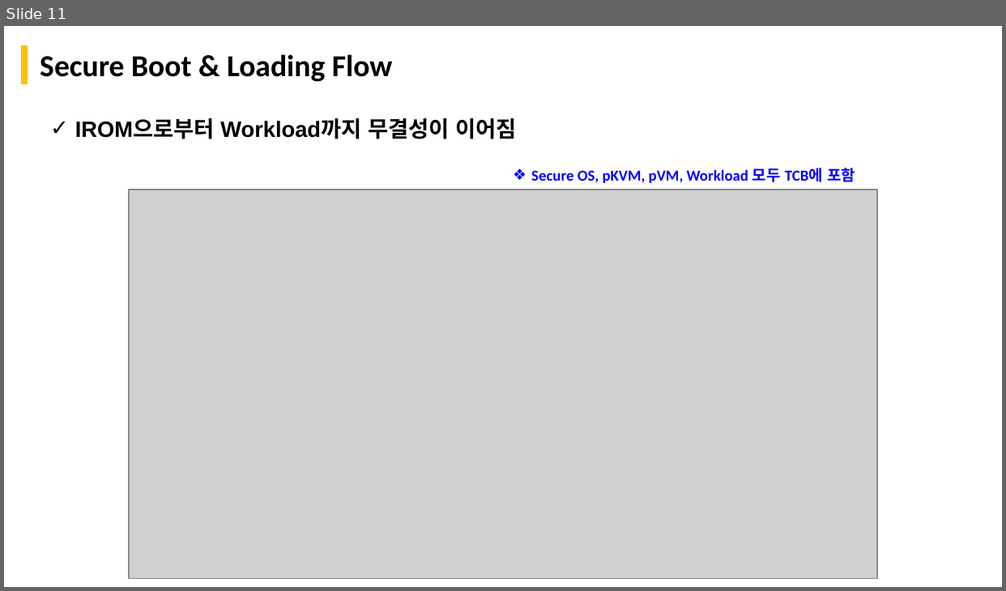
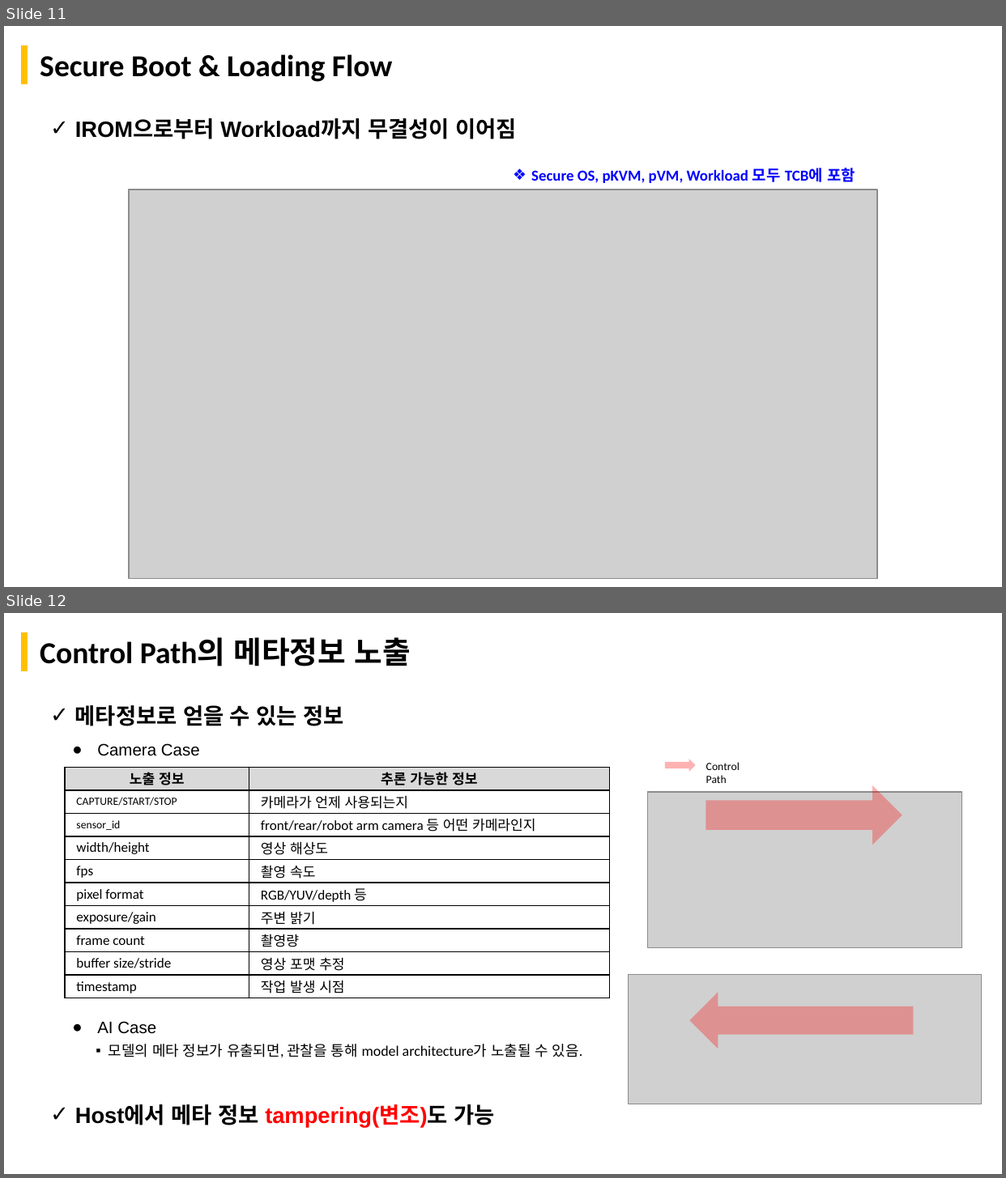
Before and after one commit to boram1288/test-p, a slide deck: ppt/SW_Architect_개인과제_appendix.pptx. Shown one above the other, each under a label of ours: slide 11 before the commit, slides 11 and 12 after it. The pictures are 1006x591 and 1006x1178 pixels, drawn with LibreOffice and Linux fonts; fonts in the diff are those of the drawing; grey boxes stand for pictures. Boxes give left, top, right and bottom in pixels: in the first picture for what was removed or moved away, otherwise in the second. Text is boxed around its words. In the diff, an @@ line names an element or a change of style, - is before the commit and + after.

```diff
--- a/ppt/SW_Architect_개인과제_appendix.pptx
+++ b/ppt/SW_Architect_개인과제_appendix.pptx
@@ slide 12 added at <box>4,613,1002,1174</box>, background #FFFFFF; not listed: 1 template element that a slide beside it also shows @@
@@ title added at <box>40,637,411,666</box>, 22 pt, text #000000, bold @@
+Control Path의 메타정보 노출
@@ text added at <box>75,705,583,1127</box>, 10.5 pt, text #000000 @@
+✓ 메타정보로 얻을 수 있는 정보
+  ● Camera Case
+  ● AI Case
+    ▪ 모델의 메타 정보가 유출되면, 관찰을 통해 model architecture가 노출될 수 있음.
+✓ Host에서 메타 정보 tampering(변조)도 가능
@@ table added at <box>65,767,610,999</box>, 10 rows, 2 columns @@
+노출 정보 | 추론 가능한 정보
+CAPTURE/START/STOP | 카메라가 언제 사용되는지
+sensor_id | front/rear/robot arm camera 등 어떤 카메라인지
+width/height | 영상 해상도
+fps | 촬영 속도
+pixel format | RGB/YUV/depth 등
+exposure/gain | 주변 밝기
+frame count | 촬영량
+buffer size/stride | 영상 포맷 추정
+timestamp | 작업 발생 시점
@@ group added at <box>628,759,981,1105</box>: 3 right arrows, 2 pictures, 1 text @@
+Control Path
```
Also in this commit, not shown: 2 slides changed, 2 other slides added, 1 slide removed, 19 other files.
